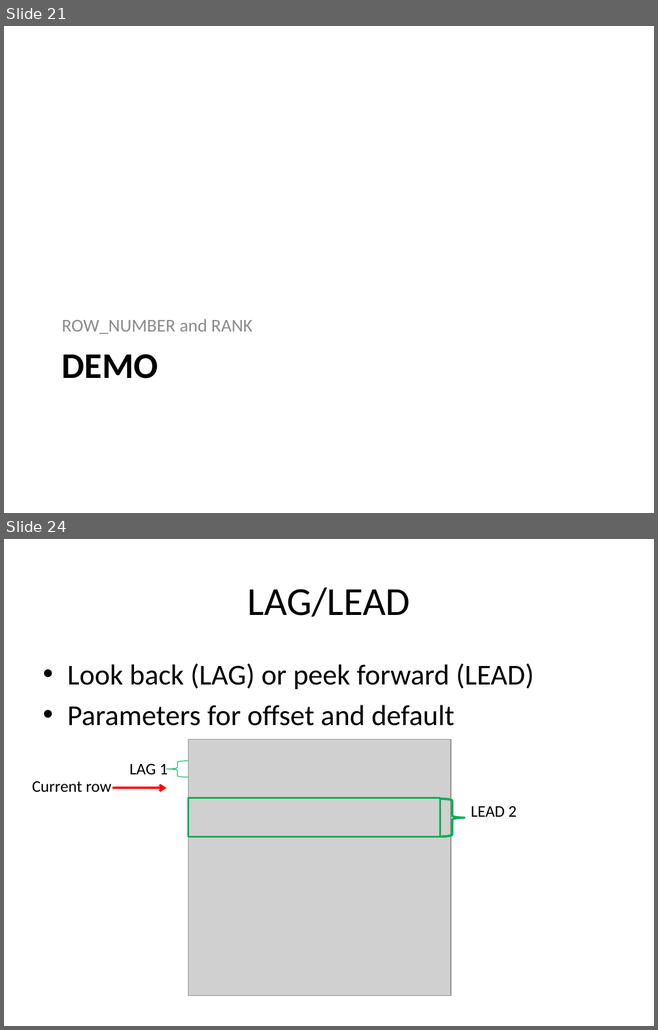
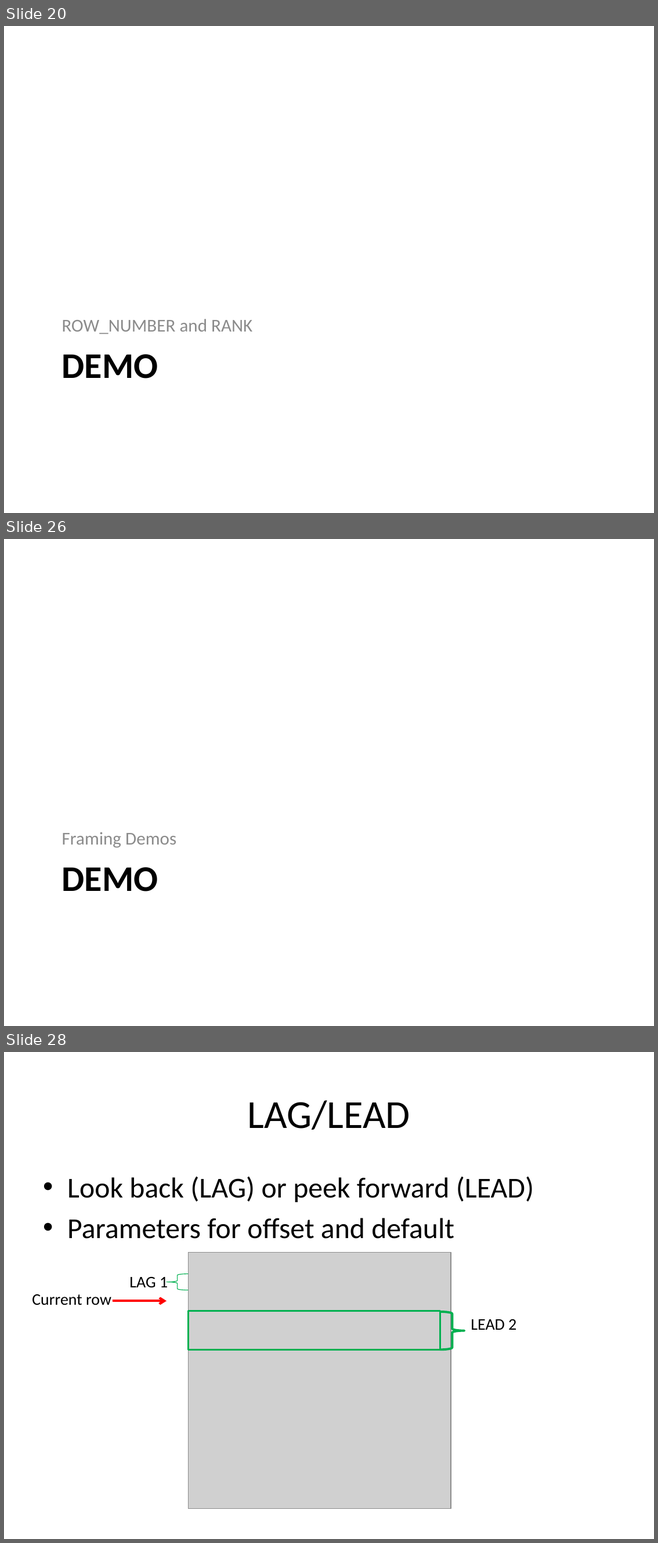
Before and after one commit to reachanu21/T-SQLWindowing, a slide deck: Presentation/TSQL_Windowing.pptx. Shown one above the other, each under a label of ours: slides 21 and 24 before the commit, slides 20, 26 and 28 after it; the slides between them are not shown. The pictures are 658x1030 and 658x1543 pixels, drawn with LibreOffice and Linux fonts; fonts in the diff are those of the drawing; grey boxes stand for pictures. Boxes give left, top, right and bottom in pixels: in the first picture for what was removed or moved away, otherwise in the second. Text is boxed around its words. In the diff, an @@ line names an element or a change of style, - is before the commit and + after.

```diff
--- a/Presentation/TSQL_Windowing.pptx
+++ b/Presentation/TSQL_Windowing.pptx
@@ slide 26 added at (4, 539, 654, 1026), background #FFFFFF @@
@@ text added at (62, 832, 176, 848), 20 pt, text #8C8C8C @@
+Framing Demos
@@ title added at (62, 867, 158, 892), 40 pt, text #000000, bold @@
+DEMO
@@ what was slide 21 is now slide 20 @@
@@ what was slide 24 is now slide 28 @@
```
Also in this commit, not shown: 9 slides changed, 4 other slides added, 1 slide removed.
